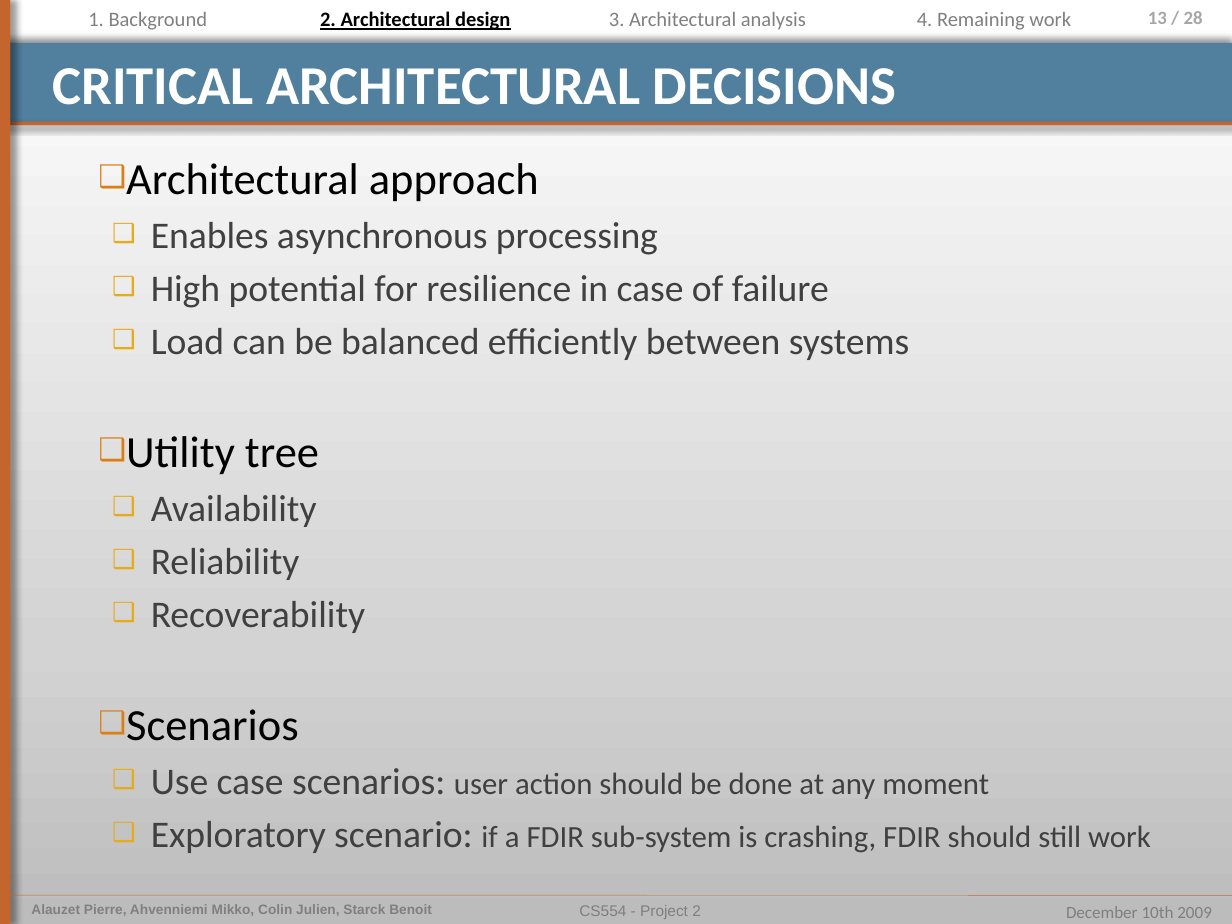
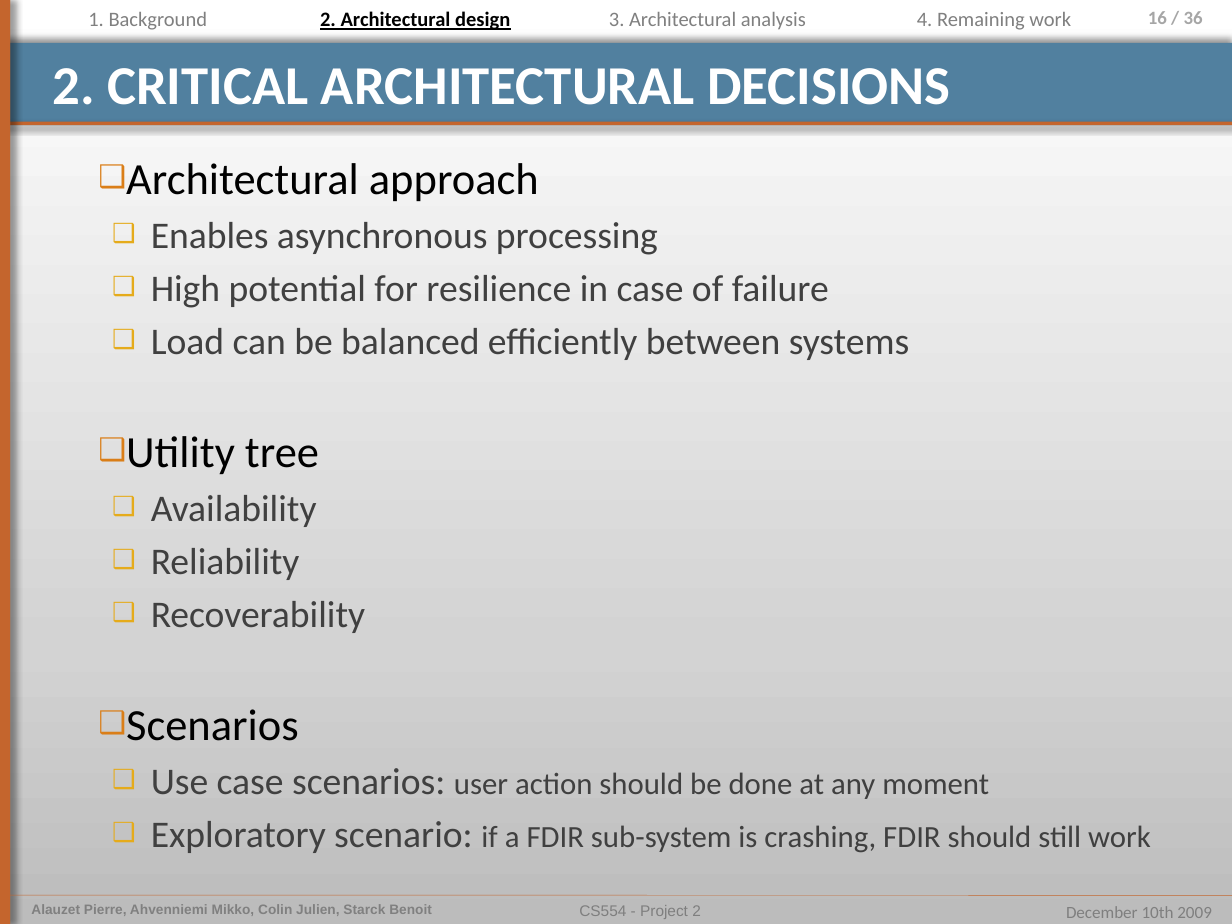
Before and after one commit to pierrealauzet/euroteam, a slide deck: slide 16 of Project 2/PartFinal/CS554_EuroTeam_Project2_Final_pierre.pptx (slide 13 before the commit). Drawn at 1232x924 pixels with LibreOffice and Linux fonts; fonts in the diff are those of the drawing. Boxes give left, top, right and bottom in pixels: in the first picture for what was removed or moved away, otherwise in the second. Text is boxed around its words. In the diff, an @@ line names an element or a change of style, - is before the commit and + after.

```diff
--- a/Project 2/PartFinal/CS554_EuroTeam_Project2_Final_pierre.pptx
+++ b/Project 2/PartFinal/CS554_EuroTeam_Project2_Final_pierre.pptx
@@ page number at (1148, 11, 1203, 24): text changed @@
-13 / 28
+16 / 36
@@ title at (53, 68, 950, 105): text changed @@
-CRITICAL ARCHITECTURAL DECISIONS
+2. CRITICAL ARCHITECTURAL DECISIONS
```
Also in this commit, not shown: 23 other slides changed, 9 slides added, 2 slides removed.
